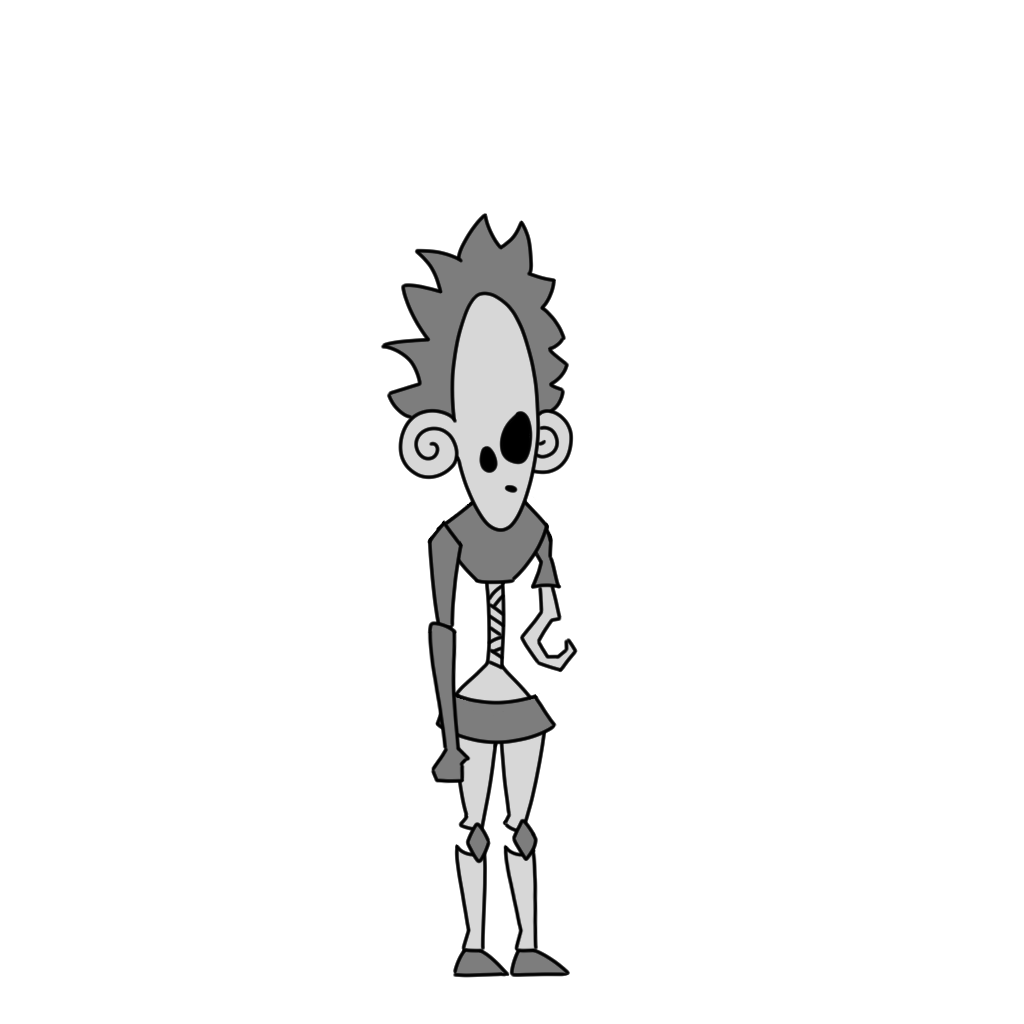
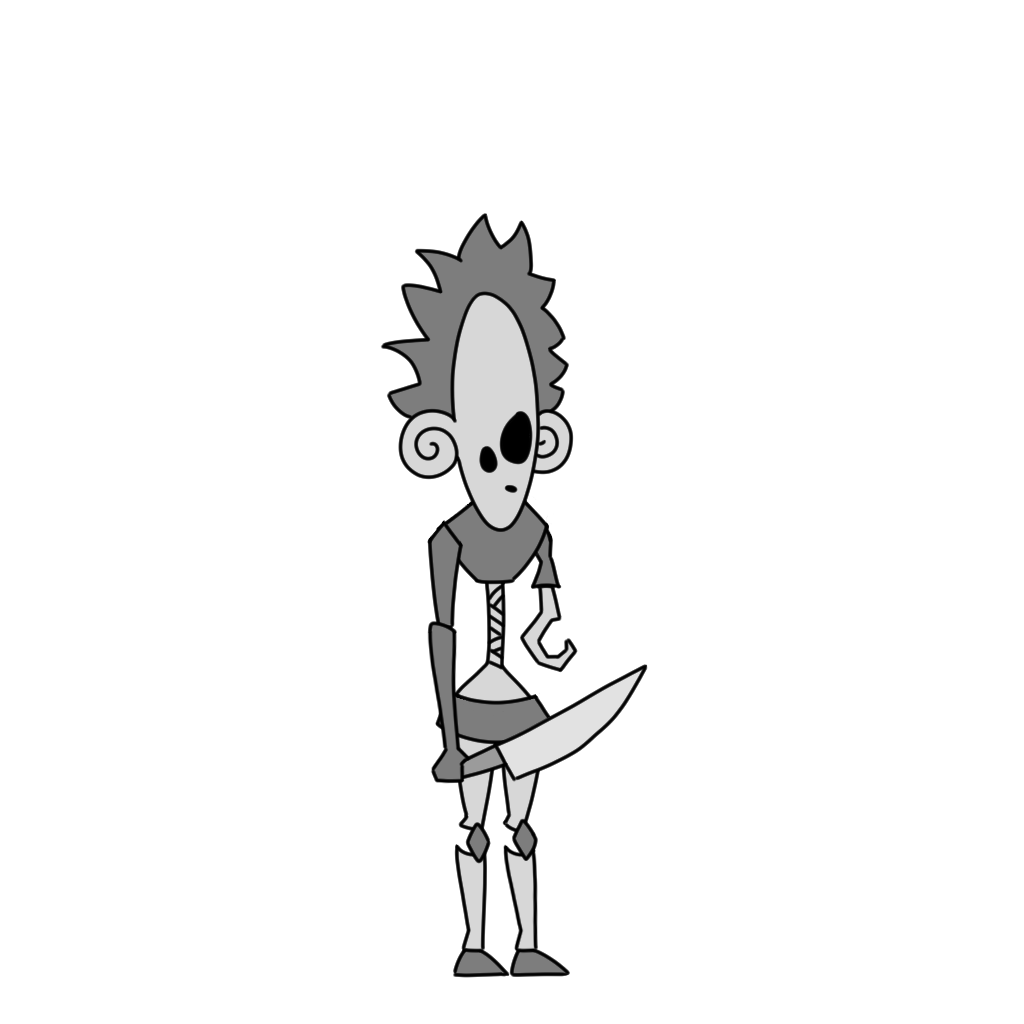
Comparing the layer stacks of the two 1024 x 1024 images. Changes:
added layer "knife Copy" above "chest" over [462, 664, 648, 782]
added layer "ramp" above "arm_L" over [536, 584, 560, 590]
painted on "arm_L" over [536, 515, 560, 590]
